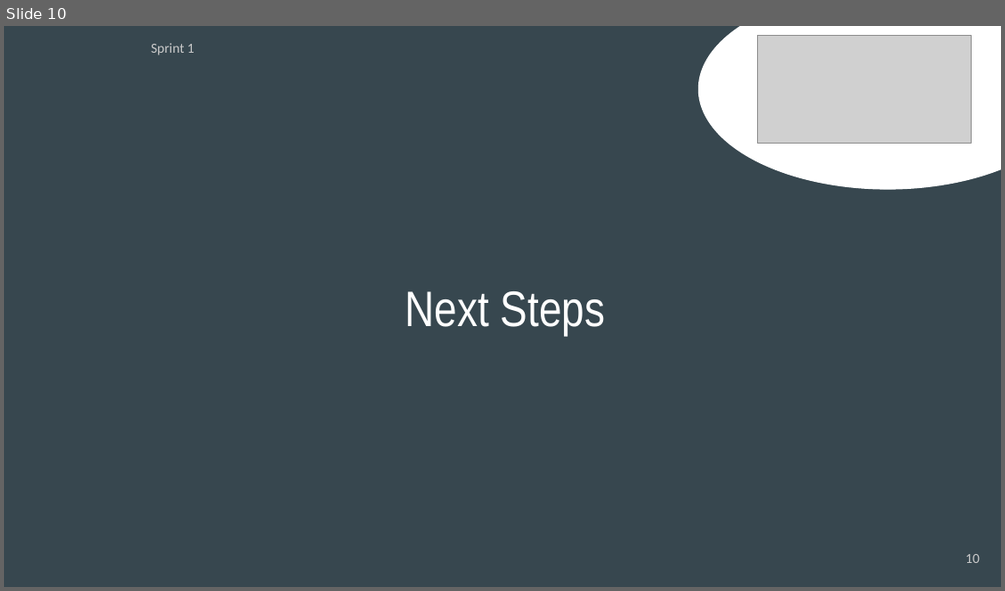
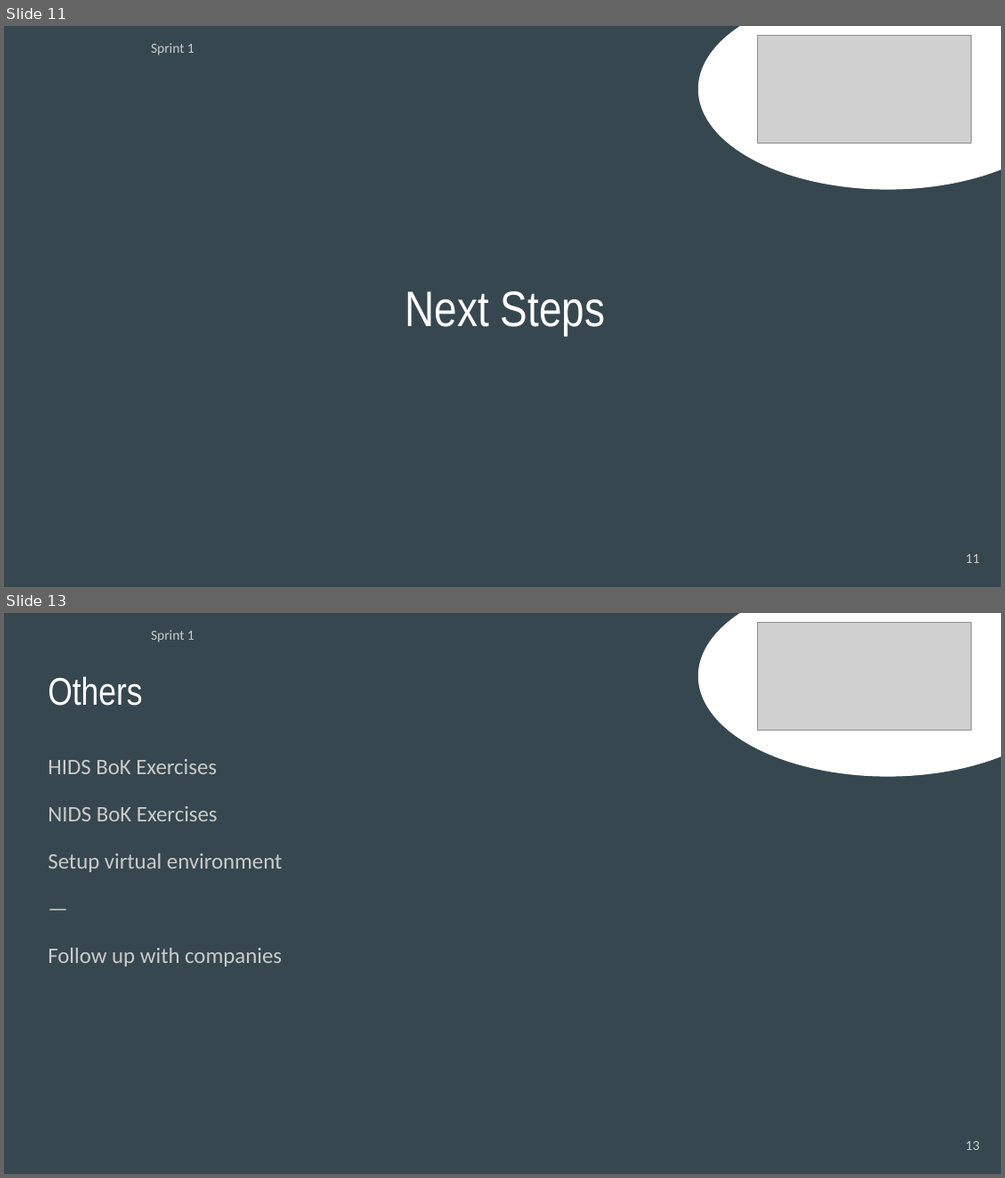
Before and after one commit to N4fta/threat-shield, a slide deck: Documentation/Presentations/Presentation 08.04.2025.odp. Shown one above the other, each under a label of ours: slide 10 before the commit, slides 11 and 13 after it; the slides between them are not shown. The pictures are 1005x591 and 1005x1178 pixels, drawn with LibreOffice and Linux fonts; fonts in the diff are those of the drawing; grey boxes stand for pictures. Boxes give left, top, right and bottom in pixels: in the first picture for what was removed or moved away, otherwise in the second. Text is boxed around its words. In the diff, an @@ line names an element or a change of style, - is before the commit and + after.

Commit message:
Presentation Sprint 1

```diff
--- a/Documentation/Presentations/Presentation 08.04.2025.odp
+++ b/Documentation/Presentations/Presentation 08.04.2025.odp
@@ slide 13 added at box(4, 613, 1001, 1174), background #37474F @@
@@ text added at box(151, 630, 194, 642), 10 pt, text #CACACA @@
+Sprint 1
@@ ellipse added at box(699, 613, 1001, 776), fill #FFFFFF, outline #FFFFFF 0.74 pt @@
@@ picture added at box(758, 622, 972, 730) @@
@@ title added at box(48, 676, 142, 706), 27.8 pt, text #FFFFFF @@
+Others
@@ text added at box(48, 759, 282, 966), 16 pt, text #CACACA @@
+HIDS BoK Exercises
+NIDS BoK Exercises
+Setup virtual environment
+—
+Follow up with companies
@@ page number added at box(965, 1141, 979, 1150), 10 pt, text #CACACA @@
+13
@@ what was slide 10 is now slide 11 @@
@@ page number at box(965, 554, 979, 563): text changed @@
-10
+11
```
Also in this commit, not shown: 1 slide changed, 2 other slides added, 1 slide removed.
